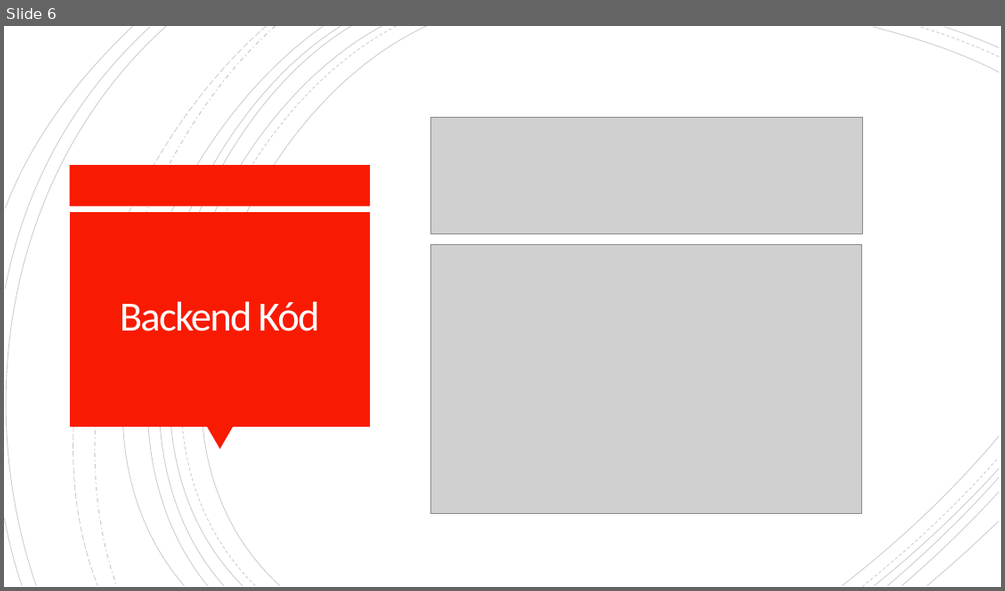
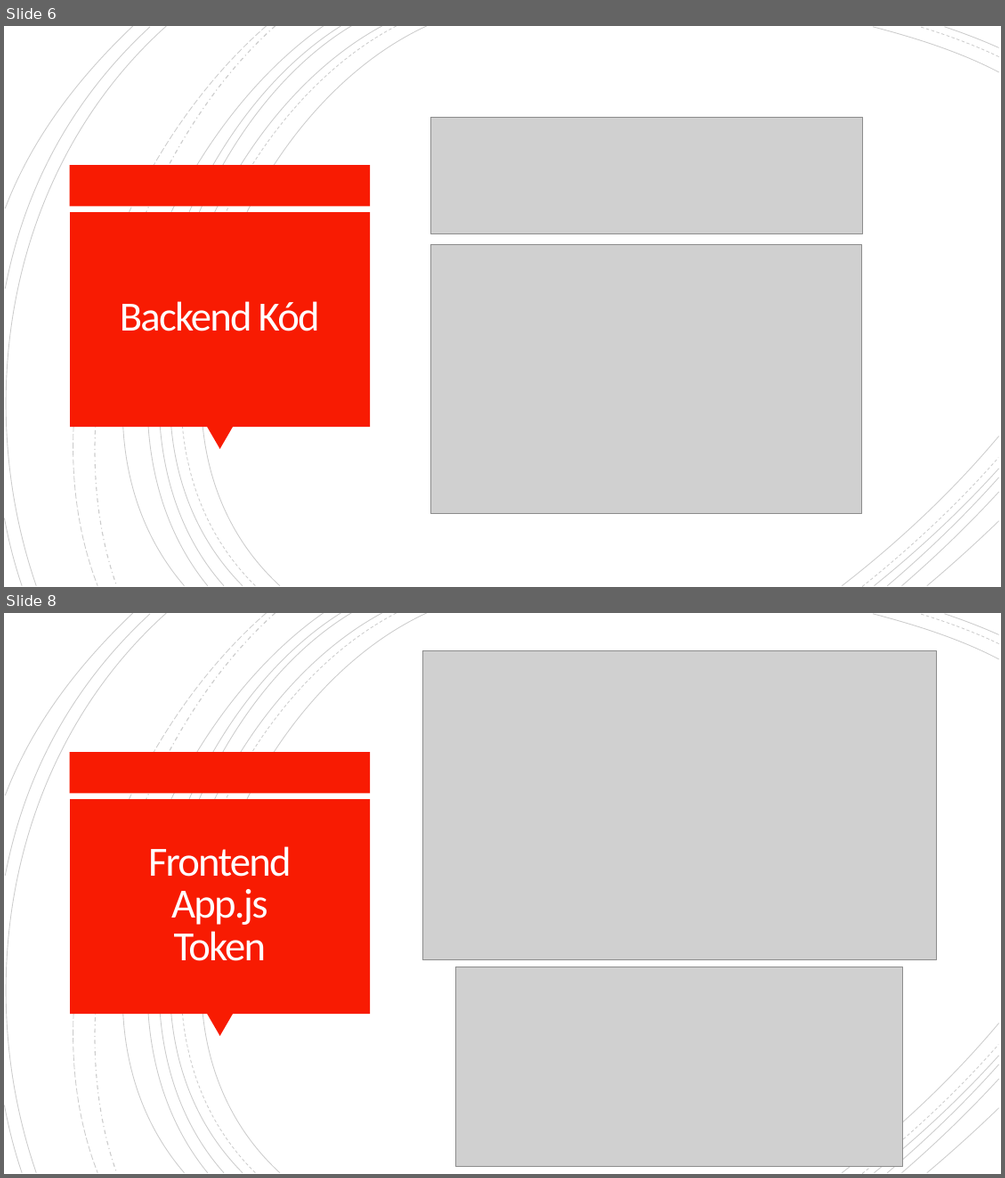
Before and after one commit to NAGYLF/Project-GAME, a slide deck: Csapatmunka.pptx. Shown one above the other, each under a label of ours: slide 6 before the commit, slides 6 and 8 after it; the slides between them are not shown. The pictures are 1005x591 and 1005x1178 pixels, drawn with LibreOffice and Linux fonts; fonts in the diff are those of the drawing; grey boxes stand for pictures. Boxes give left, top, right and bottom in pixels: in the first picture for what was removed or moved away, otherwise in the second. Text is boxed around its words. In the diff, an @@ line names an element or a change of style, - is before the commit and + after.

Commit message:
Adding Frontend to ppt

```diff
--- a/Csapatmunka.pptx
+++ b/Csapatmunka.pptx
@@ slide 8 added at bbox=[4, 613, 1001, 1174], background #FFFFFF; not listed: 24 template elements that a slide beside it also shows @@
@@ picture added at bbox=[423, 650, 937, 960] @@
@@ title added at bbox=[148, 846, 291, 961], 40 pt, text #FFFEFF @@
+Frontend
+App.js
+Token
@@ picture added at bbox=[455, 967, 903, 1167] @@
```
Also in this commit, not shown: 1 slide changed, 2 other slides added.
